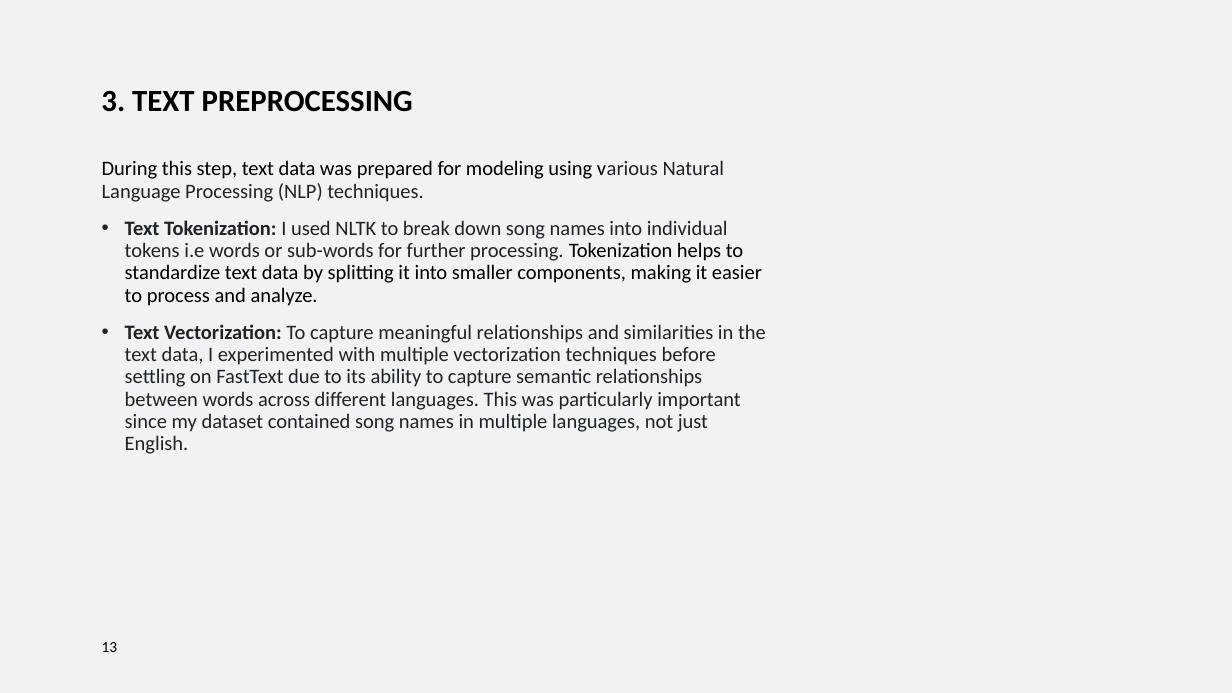
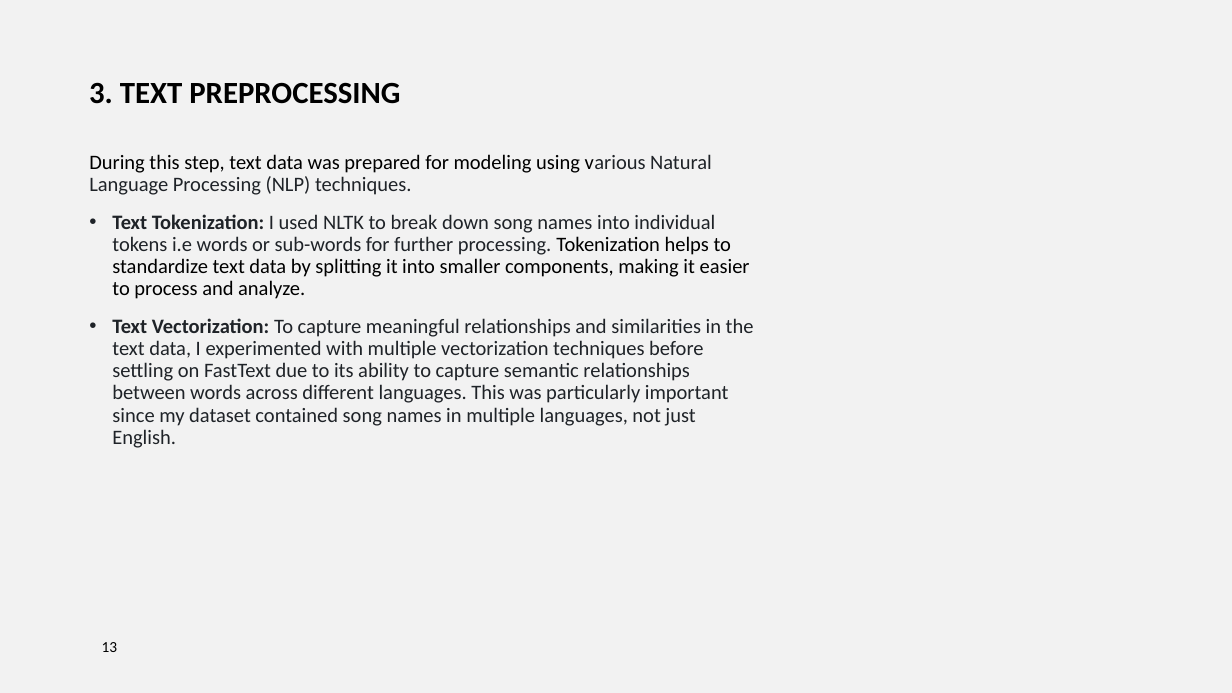
Before and after one commit to NatashaKamami/Music-Recommendation-System, a slide deck: slide 13 of Music recommendation system.pptx. Drawn at 1232x693 pixels with LibreOffice and Linux fonts; fonts in the diff are those of the drawing; background and template pictures are left out. Boxes give left, top, right and bottom in pixels: in the first picture for what was removed or moved away, otherwise in the second. Text is boxed around its words. In the diff, an @@ line names an element or a change of style, - is before the commit and + after.

```diff
--- a/Music recommendation system.pptx
+++ b/Music recommendation system.pptx
@@ text "3. TEXT PREPROCESSING": place and size @@
-text "3. TEXT PREPROCESSING" at [101,90,413,112]
+text "3. TEXT PREPROCESSING" at [89,82,400,104]
@@ text "During this step, text data ...": place and size @@
-text "During this step, text data ..." at [102,160,766,454]
+text "During this step, text data ..." at [89,154,754,448]
```
Also in this commit, not shown: 3 other slides changed, 1 slide added.
